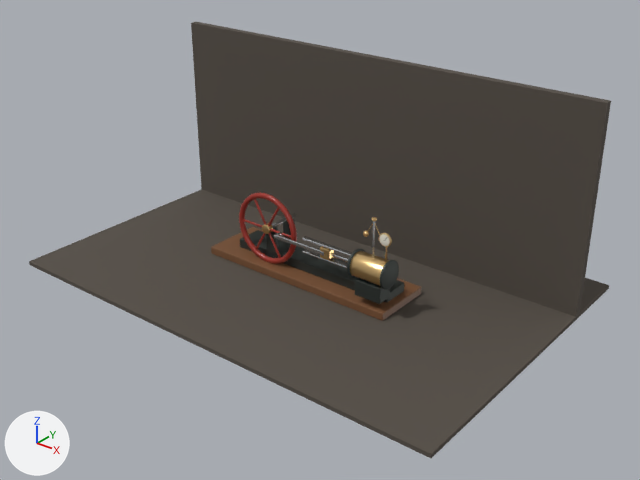
An edit to the Blender file examples/drivers-and-graph-editor/drivers-and-graph-editor.blend, drawn before and after from the same camera.
The view is the same before and after, from a camera (50 mm lens) standing at (13.31, -15.06, 10.32) and looking at (1.54, -0.34, 1.2). Every picture has the same lights, and +X, +Y and +Z are marked at lower left. The first picture is the older version.

Objects in the first picture: 'Bed', 'Floor', 'Flywheel', 'Plinth', 'Steam Cylinder', 'Wall' and 14 more.
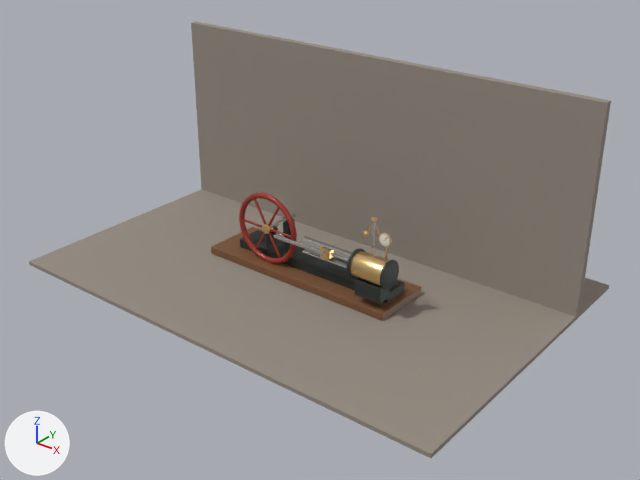
What differs and where, as boxes (x1, y1, x2, y2) in the pictures (640 x 480 px):
'Wall', recoloured (lighter): (191, 22, 611, 317) in both
'Floor', recoloured (lighter): (29, 189, 609, 458) in both

The change in detail:
Material 'Wall' (mat_wall) changes colour from brown #554d45 to grey #958b81; in linear values from (0.09, 0.075, 0.06) to (0.3, 0.26, 0.22).
